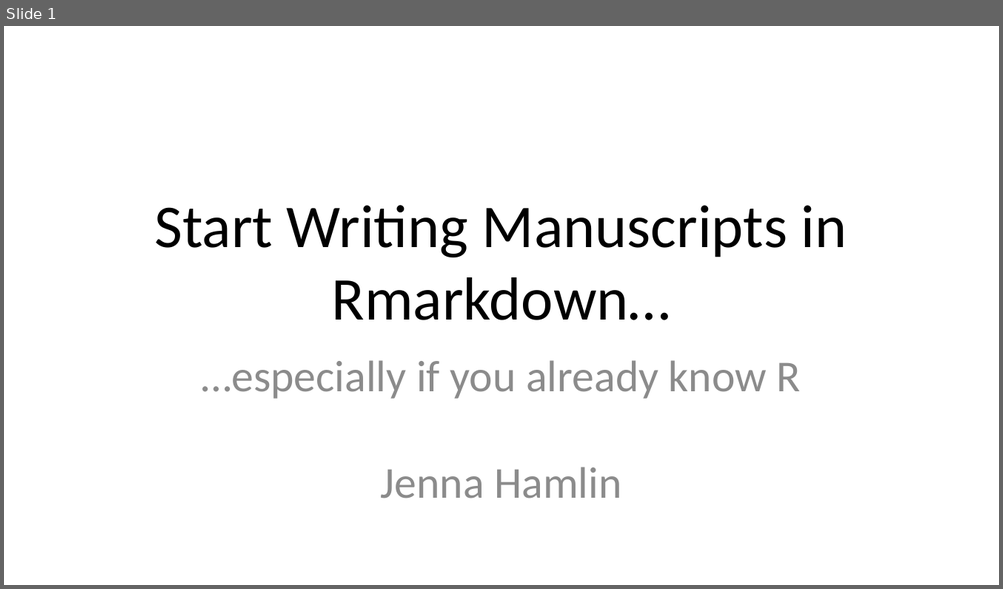
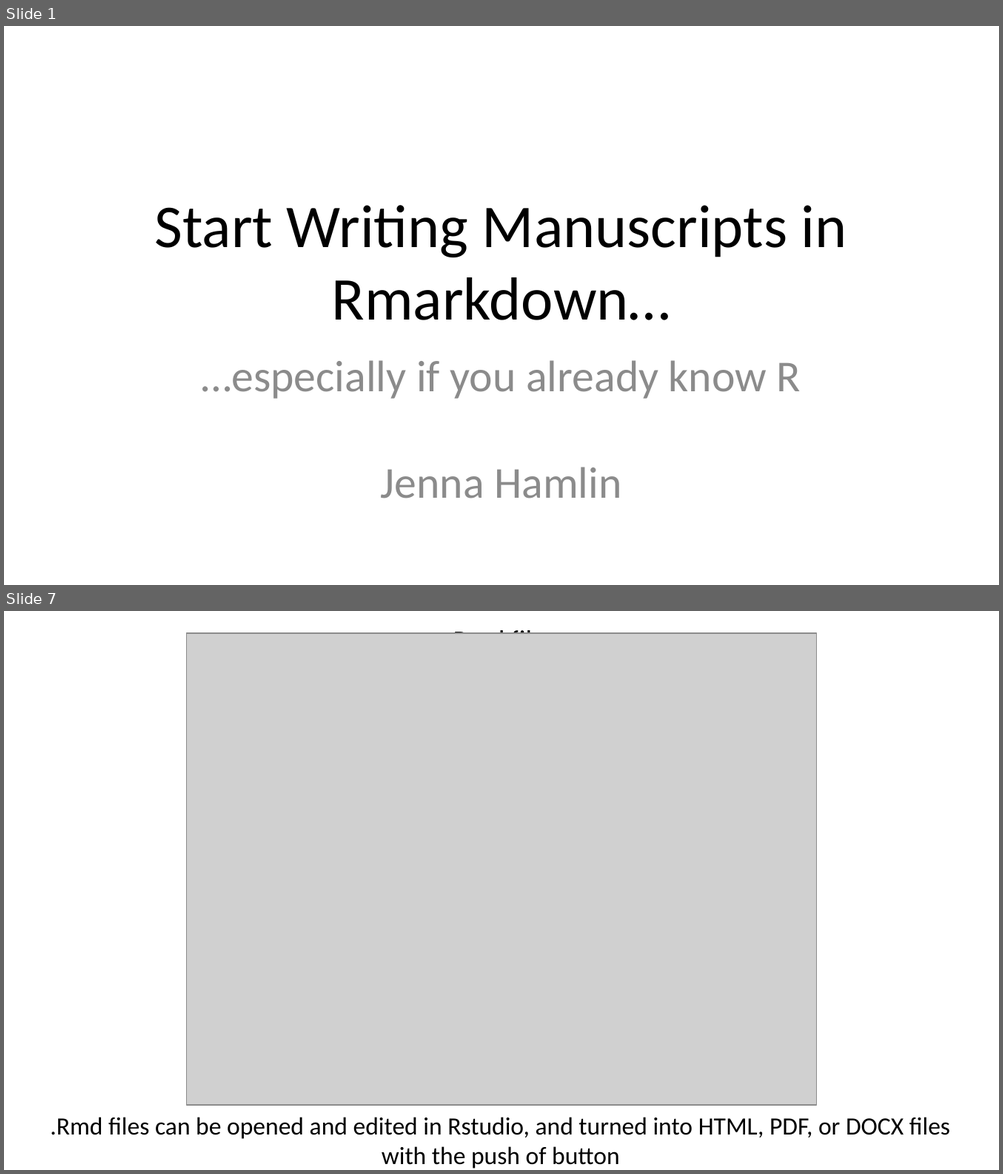
Before and after one commit to jennahamlin/GiGte, a slide deck: GiGte.pptx. Shown one above the other, each under a label of ours: slide 1 before the commit, slides 1 and 7 after it; the slides between them are not shown. The pictures are 1003x589 and 1003x1174 pixels, drawn with LibreOffice and Linux fonts; fonts in the diff are those of the drawing; grey boxes stand for pictures. Boxes give left, top, right and bottom in pixels: in the first picture for what was removed or moved away, otherwise in the second. Text is boxed around its words. In the diff, an @@ line names an element or a change of style, - is before the commit and + after.

Commit message:
made folder for images and created a few more slides

```diff
--- a/GiGte.pptx
+++ b/GiGte.pptx
@@ slide 7 added at bbox=[4, 611, 999, 1170], background #FFFFFF @@
@@ title added at bbox=[446, 627, 557, 634], 20 pt, text #000000 @@
+.Rmd files
@@ picture added at bbox=[186, 633, 816, 1105] @@
@@ text added at bbox=[50, 1117, 950, 1169], 18 pt, text #000000 @@
+.Rmd files can be opened and edited in Rstudio, and turned into HTML, PDF, or DOCX files with the push of button
```
Also in this commit, not shown: 5 slides changed, 2 other slides added, 1 slide removed, 6 other files.
